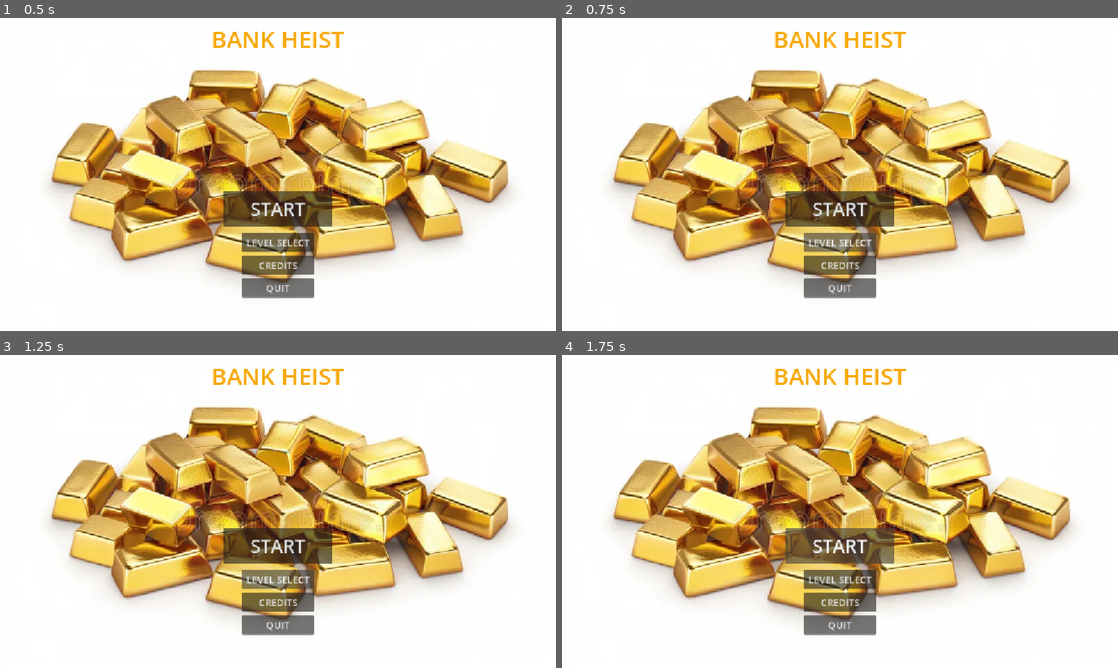
Above: before the commit, frames 1-4 (two rows, left to right).
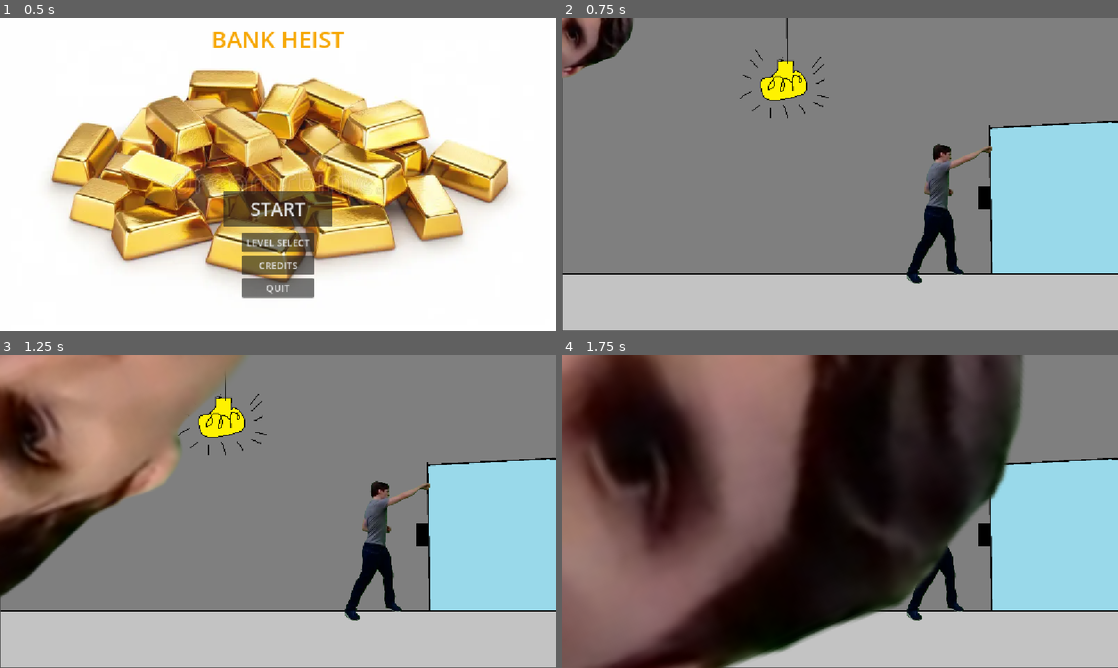
Above: after the commit, the same moments.

Repository: mushyp3a/dyhtg-2026
Game: Godot game, scene res://ui stuff/main_menu.tscn
The game is run twice, just before and just after one commit, with the same random seed, the same clock (stepped at 60 frames per second) and the same inputs. This scene is started directly instead of the project's main scene. Sound files missing from this copy of the repository are replaced by a short silence.
Inputs (mouse positions are in pixels of both pictures, inside the frame that each line leads up to):
- Up to frame 1 (0.5 s): no input
- Up to frame 2 (0.75 s): click "LEVEL SELECT" at 0.5 s
- Up to frame 3 (1.25 s): no input
- Up to frame 4 (1.75 s): click (840, 545) at 1.25 s, where only the run before the commit has a clickable "START"

Frame 1 is identical in both runs. In frame 2, 100% of the frame differs, in the area x 0-100%, y 0-100%; in frame 3, 100%; in frame 4, 100%.

Commit message:
music and punching

Diff:
--- a/scenes/punching.tscn
+++ b/scenes/punching.tscn
@@ -5,6 +5,7 @@
 [ext_resource type="Texture2D" uid="uid://76qlow6awbg3" path="res://images/safepunchroom.png" id="2_j1wmm"]
 [ext_resource type="Resource" uid="uid://dpdeooqqh6yiu" path="res://resources/punching.tres" id="2_pfdg8"]
 [ext_resource type="Texture2D" uid="uid://dw4fm1b7rfoy0" path="res://images/jerma_right_punch.png" id="4_pfdg8"]
+[ext_resource type="AudioStream" uid="uid://bw4k36xkgjp4u" path="res://sfx/StageSixSafePunching.wav" id="6_bvpf4"]
 
 [node name="Node2D" type="Node2D" unique_id=960127294]
 
@@ -32,3 +33,6 @@
 position = Vector2(799, 402)
 scale = Vector2(0.45, 0.45)
 texture = ExtResource("4_pfdg8")
+
+[node name="AudioStreamPlayer" type="AudioStreamPlayer" parent="." unique_id=2089315153]
+stream = ExtResource("6_bvpf4")
--- a/scripts/scene_changer.gd
+++ b/scripts/scene_changer.gd
@@ -1,14 +1,23 @@
 extends Node
 var current_level = 0
+var music_player: AudioStreamPlayer
+
+#music
+var music = [
+	#preload("res://sfx/StageOneSawing.wav"),
+	#preload("res://sfx/StageTwoGuards.wav"),
+	preload("res://sfx/StageFiveCombinationLock.wav"),
+	preload("res://sfx/StageSixSafePunching.wav")
+]
 
 # MAKE SURE TO UNCOMMENT AFTER COMMIT
 var levels = [
 	# "res://scenes/saw_level.tscn",
-	"res://scenes/security.tscn",
+	#"res://scenes/security.tscn",
 	#"res://scenes/lasers.tscn",
 	# "res://scenes/hacking.tscn",
-	# "res://scenes/combination_lock_level.tscn",
-	#"res://scenes/punching.tscn"
+	"res://scenes/combination_lock_level.tscn",
+	"res://scenes/punching.tscn"
 	#"res://scenes/ending_scene.tscn"
 ]
 
@@ -19,20 +28,28 @@
 func _ready() -> void:
 	transition_node = get_node("/root/TransitionNode") as TransitionNode
 	restart_transition_node = get_node("/root/RestartTransitionNode") as RestartTransitionNode
+	music_player = AudioStreamPlayer.new()
+	add_child(music_player)
 
 func next_level():
+	music_player.stop()
 	current_level = current_level + 1
 	if current_level < levels.size():
 		get_tree().change_scene_to_file(levels[current_level])
+		music_player.stream = music[current_level]
 		transition_node.start_transitioning()
+		music_player.play()
 
 #this function exists for replaying game
 #other ways to do this if it breaks a bunch of shit
 #please call leia in morning and ill fix it
 #but cant test fully till game is done
 func start_game():
+	music_player.stop()
 	current_level = 0
 	get_tree().change_scene_to_file(levels[current_level])
+	music_player.stream = music[current_level]
+	music_player.play()
 
 # Called every frame. 'delta' is the elapsed time since the previous frame.
 func _process(delta: float) -> void:
@@ -41,7 +58,10 @@
 var jerma_restart_delay: float = 0.7
 
 func restart_level():
+	music_player.stop()
 	print("Transitioning... >=)")
 	restart_transition_node.start_transitioning()
 	await get_tree().create_timer(jerma_restart_delay).timeout
 	get_tree().reload_current_scene()
+	music_player.stream = music[current_level]
+	music_player.play()
--- a/ui stuff/main_menu.gd
+++ b/ui stuff/main_menu.gd
@@ -23,3 +23,7 @@
 	#scene changer test below delete
 	SceneChanger.next_level()
 	pass # Replace with function body.
+
+
+func _on_start_pressed() -> void:
+	SceneChanger.start_game()
--- a/ui stuff/main_menu.tscn
+++ b/ui stuff/main_menu.tscn
@@ -113,6 +113,7 @@
 text = "QUIT
 "
 
+[connection signal="pressed" from="MarginContainer2/VBoxContainer/start" to="." method="_on_start_pressed"]
 [connection signal="pressed" from="MarginContainer2/VBoxContainer/VBoxContainer/level select" to="." method="_on_level_select_pressed"]
 [connection signal="pressed" from="MarginContainer2/VBoxContainer/VBoxContainer/credits" to="." method="_on_credits_pressed"]
 [connection signal="pressed" from="MarginContainer2/VBoxContainer/VBoxContainer/quit" to="." method="_on_quit_pressed"]
Not shown, added: sfx/StageFiveCombinationLock.wav.import
Not shown, added: sfx/StageOneSawing.wav.import
Not shown, added: sfx/StageTwoGuards.wav.import
Not shown, added: sfx/StageFiveCombinationLock.wav
Not shown, added: sfx/StageOneSawing.wav
Not shown, added: sfx/StageTwoGuards.wav
